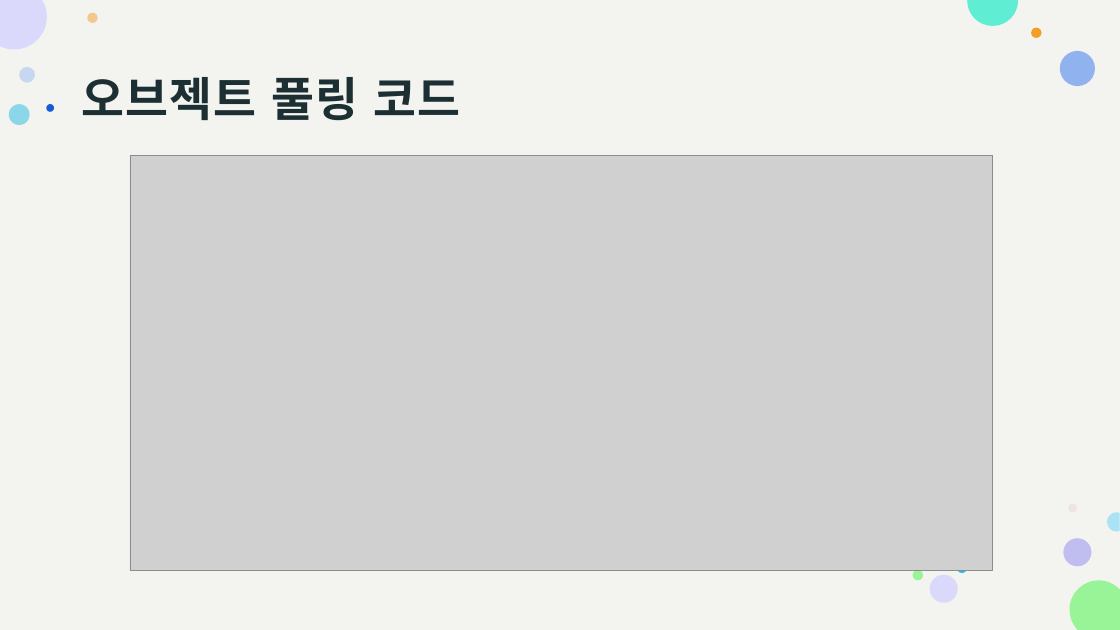
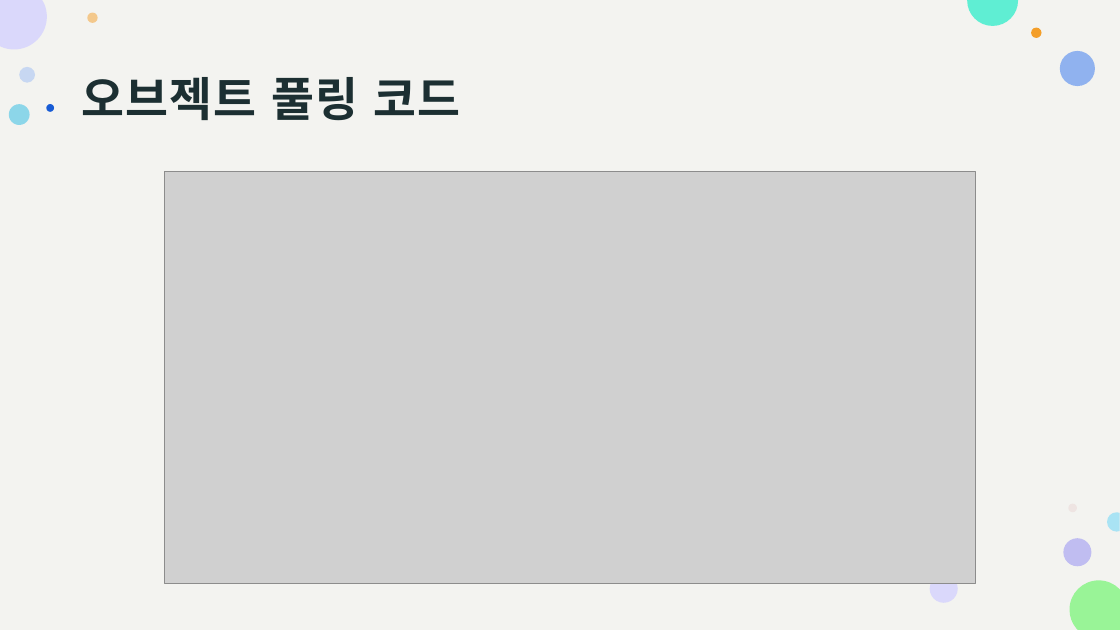
Before and after one commit to pknu-wap/Maple-Survival, a slide deck: slide 16 of 발표자료/중간발표.pptx. Drawn at 1120x630 pixels with LibreOffice and Linux fonts; fonts in the diff are those of the drawing; grey boxes stand for pictures. Boxes give left, top, right and bottom in pixels: in the first picture for what was removed or moved away, otherwise in the second. Text is boxed around its words. In the diff, an @@ line names an element or a change of style, - is before the commit and + after.

```diff
--- a/발표자료/중간발표.pptx
+++ b/발표자료/중간발표.pptx
@@ picture: place and size @@
-picture at [130, 155, 992, 571]
+picture at [164, 172, 975, 584]
@@ ellipse removed at [957, 563, 967, 573] @@
@@ ellipse removed at [912, 571, 923, 581] @@
```
Also in this commit, not shown: 2 other slides changed, 1 slide added, 1 other file.
